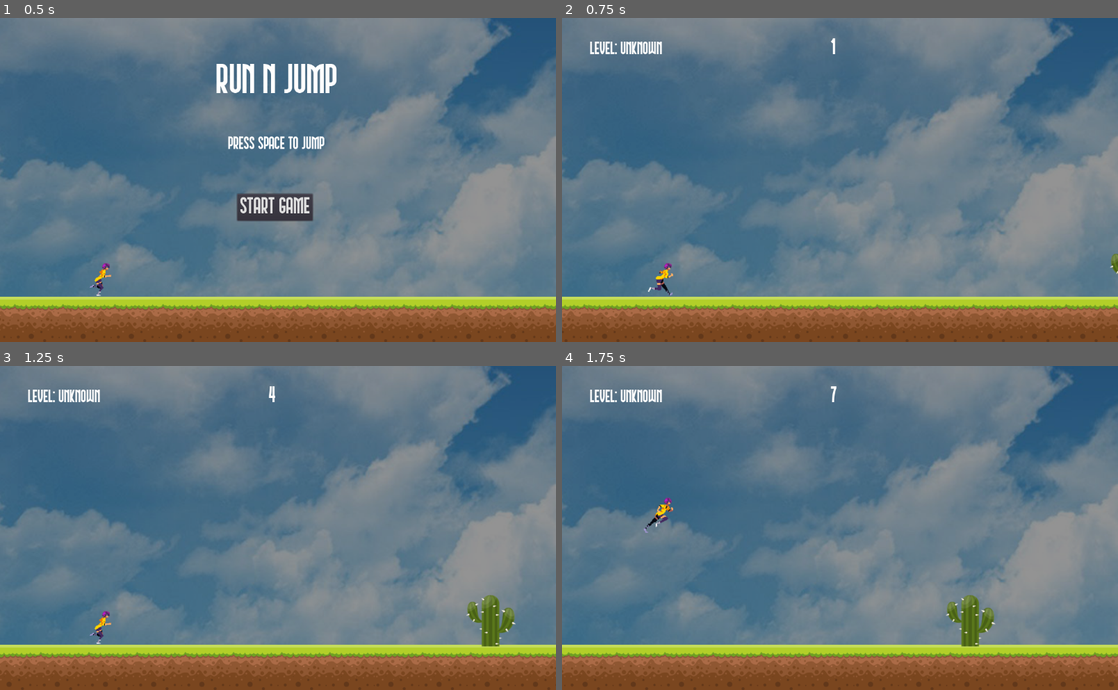
Above: before the commit, frames 1-4 (two rows, left to right).
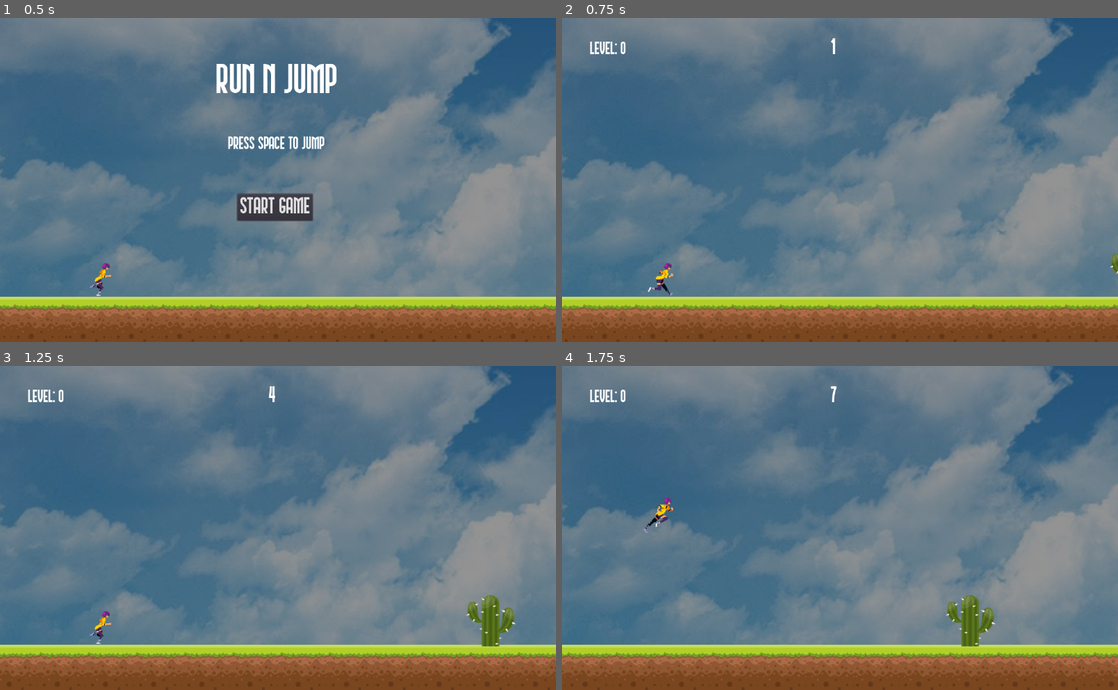
Above: after the commit, the same moments.

Repository: michielenzo/runNjump
Game: Godot game, scene res://scenes/MainScene.tscn
The game is run twice, just before and just after one commit, with the same random seed, the same clock (stepped at 60 frames per second) and the same inputs.
Inputs:
- Up to frame 1 (0.5 s): no input
- Up to frame 2 (0.75 s): click "Start game" at 0.5 s
- Up to frame 3 (1.25 s): no input
- Up to frame 4 (1.75 s): hold Up (ui_up) from 1.28 s (still down)

Frame 1 is identical in both runs. In frame 2, 0.2% of the frame differs, in the area x 10-18%, y 7-12%; in frame 3, 0.2%; in frame 4, 0.2%.

Commit message:
introduced levels and settings for levels

Diff:
--- /dev/null
+++ b/scenes/HUD.gd
@@ -0,0 +1,4 @@
+extends Control
+
+func _on_LevelManager_level_up(level):
+	$LevelLabel.text = "Level: " + str(level)
--- /dev/null
+++ b/scenes/LevelManager.gd
@@ -0,0 +1,40 @@
+extends Node
+
+signal level_up
+
+var game_started = false
+var level = 0
+
+const level_settings = [{
+	level = 0,
+	birds_in_bird_flock = 1,
+	obstacle_spawn_time_reduction = 0
+},{
+	level = 1,
+	birds_in_bird_flock = 2,
+	obstacle_spawn_time_reduction = 0.5
+},{
+	level = 2,
+	birds_in_bird_flock = 3,
+	obstacle_spawn_time_reduction = 1
+},{
+	level = 3,
+	birds_in_bird_flock = 3,
+	obstacle_spawn_time_reduction = 1.5
+},{
+	level = 4,
+	birds_in_bird_flock = 4,
+	obstacle_spawn_time_reduction = 2
+},{
+	level = 5,
+	birds_in_bird_flock = 4,
+	obstacle_spawn_time_reduction = 2.3
+}]
+
+func _ready():
+	$LevelUpTimer.start()
+
+func _on_LevelUpTimer_timeout():
+	level += 1
+	if level <= level_settings.size():
+		emit_signal("level_up", level)
--- a/scenes/MainScene.gd
+++ b/scenes/MainScene.gd
@@ -7,7 +7,7 @@
 var screen_width
 var gameOver = false
 var wait_time_modulo = 4
-var speed_up_spawner = 0
+var obstacle_spawn_time_reduction = 0
 var score = 0
 
 enum Obstacles{CACTUS, BIRD}
@@ -27,22 +27,13 @@
 		$HUD/ScoreCounter.score = 0
 		$Player/AnimatedSprite.frames.set_animation_speed("running", 10)
 
-func _on_TimerExponential_timeout():
-	if speed_up_spawner == 0:
-		speed_up_spawner = 1
-	elif speed_up_spawner == 1:
-		speed_up_spawner = 1.5
-	elif speed_up_spawner == 1.5:
-		speed_up_spawner = 2
-	elif speed_up_spawner == 2:
-		speed_up_spawner = 2.3
-		$ObstacleSpawnTimer/TimerExponential.stop()
-	print("spawn speed increased")
+func _on_LevelManager_level_up(level):
+	obstacle_spawn_time_reduction = $LevelManager.level_settings[level].obstacle_spawn_time_reduction
 
 func _on_ObstacleSpawnTimer_timeout():
 	var wait_time_offset_variation = 5
 	var wait_time_minimum = 2.5
-	var random_wait_time = (randi() % wait_time_offset_variation + wait_time_minimum) - speed_up_spawner
+	var random_wait_time = (randi() % wait_time_offset_variation + wait_time_minimum) - obstacle_spawn_time_reduction
 	print(random_wait_time)
 	$ObstacleSpawnTimer.stop()
 	$ObstacleSpawnTimer.wait_time = random_wait_time
@@ -57,7 +48,8 @@
 		spawn_bird()
 
 func spawn_bird():
-	for i in range(3):
+	var n_birds = $LevelManager.level_settings[$LevelManager.level].birds_in_bird_flock
+	for i in range(n_birds):
 		var bird = bird_scene.instance()
 		var rand_height_diff = randi() % 20 + 20
 		var rand_x_diff = 100 - randi() % 200
@@ -78,10 +70,9 @@
 
 func _on_Menu_start_game():
 	$ObstacleSpawnTimer.start()
-	$ObstacleSpawnTimer/TimerExponential.start()
 	$HUD/ScoreCounter/ScoreTimer.start()
 	$HUD.show()
 	$Player.game_started = true
 	$TileMap.game_started = true
+	$LevelManager.game_started = true
 	spawn_obstacle()
-	pass
--- a/scenes/MainScene.tscn
+++ b/scenes/MainScene.tscn
@@ -1,37 +1,39 @@
-[gd_scene load_steps=33 format=2]
+[gd_scene load_steps=35 format=2]
 
 [ext_resource path="res://scenes/MainScene.gd" type="Script" id=1]
-[ext_resource path="res://assets/clouds.jpg" type="Texture" id=2]
-[ext_resource path="res://scenes/Player.tscn" type="PackedScene" id=3]
-[ext_resource path="res://sounds/jumpsound.wav" type="AudioStream" id=4]
-[ext_resource path="res://sounds/scream.wav" type="AudioStream" id=5]
-[ext_resource path="res://assets/environment tiles/1.png" type="Texture" id=6]
-[ext_resource path="res://assets/environment tiles/2.png" type="Texture" id=7]
-[ext_resource path="res://assets/environment tiles/11.png" type="Texture" id=8]
-[ext_resource path="res://assets/environment tiles/12.png" type="Texture" id=9]
-[ext_resource path="res://assets/environment tiles/13.png" type="Texture" id=10]
-[ext_resource path="res://assets/environment tiles/14.png" type="Texture" id=11]
-[ext_resource path="res://assets/environment tiles/15.png" type="Texture" id=12]
-[ext_resource path="res://assets/environment tiles/16.png" type="Texture" id=13]
-[ext_resource path="res://assets/environment tiles/17.png" type="Texture" id=14]
-[ext_resource path="res://assets/environment tiles/18.png" type="Texture" id=15]
-[ext_resource path="res://assets/environment tiles/3.png" type="Texture" id=16]
-[ext_resource path="res://assets/environment tiles/4.png" type="Texture" id=17]
-[ext_resource path="res://assets/environment tiles/5.png" type="Texture" id=18]
-[ext_resource path="res://assets/environment tiles/6.png" type="Texture" id=19]
-[ext_resource path="res://assets/environment tiles/7.png" type="Texture" id=20]
-[ext_resource path="res://assets/environment tiles/8.png" type="Texture" id=21]
-[ext_resource path="res://assets/environment tiles/9.png" type="Texture" id=22]
-[ext_resource path="res://assets/environment tiles/10.png" type="Texture" id=23]
-[ext_resource path="res://scenes/TileMap.gd" type="Script" id=24]
-[ext_resource path="res://scenes/Menu.tscn" type="PackedScene" id=25]
-[ext_resource path="res://scenes/GameOverScreen.tscn" type="PackedScene" id=26]
-[ext_resource path="res://assets/fonts/Schwarzenberg.ttf" type="DynamicFontData" id=27]
-[ext_resource path="res://scenes/ScoreCounter.gd" type="Script" id=28]
+[ext_resource path="res://scenes/LevelManager.gd" type="Script" id=2]
+[ext_resource path="res://assets/clouds.jpg" type="Texture" id=3]
+[ext_resource path="res://scenes/Player.tscn" type="PackedScene" id=4]
+[ext_resource path="res://sounds/jumpsound.wav" type="AudioStream" id=5]
+[ext_resource path="res://sounds/scream.wav" type="AudioStream" id=6]
+[ext_resource path="res://assets/environment tiles/1.png" type="Texture" id=7]
+[ext_resource path="res://assets/environment tiles/2.png" type="Texture" id=8]
+[ext_resource path="res://assets/environment tiles/11.png" type="Texture" id=9]
+[ext_resource path="res://assets/environment tiles/12.png" type="Texture" id=10]
+[ext_resource path="res://assets/environment tiles/13.png" type="Texture" id=11]
+[ext_resource path="res://assets/environment tiles/14.png" type="Texture" id=12]
+[ext_resource path="res://assets/environment tiles/15.png" type="Texture" id=13]
+[ext_resource path="res://assets/environment tiles/16.png" type="Texture" id=14]
+[ext_resource path="res://assets/environment tiles/17.png" type="Texture" id=15]
+[ext_resource path="res://assets/environment tiles/18.png" type="Texture" id=16]
+[ext_resource path="res://assets/environment tiles/3.png" type="Texture" id=17]
+[ext_resource path="res://assets/environment tiles/4.png" type="Texture" id=18]
+[ext_resource path="res://assets/environment tiles/5.png" type="Texture" id=19]
+[ext_resource path="res://assets/environment tiles/6.png" type="Texture" id=20]
+[ext_resource path="res://assets/environment tiles/7.png" type="Texture" id=21]
+[ext_resource path="res://assets/environment tiles/8.png" type="Texture" id=22]
+[ext_resource path="res://assets/environment tiles/9.png" type="Texture" id=23]
+[ext_resource path="res://assets/environment tiles/10.png" type="Texture" id=24]
+[ext_resource path="res://scenes/TileMap.gd" type="Script" id=25]
+[ext_resource path="res://scenes/Menu.tscn" type="PackedScene" id=26]
+[ext_resource path="res://scenes/GameOverScreen.tscn" type="PackedScene" id=27]
+[ext_resource path="res://scenes/HUD.gd" type="Script" id=28]
+[ext_resource path="res://assets/fonts/Schwarzenberg.ttf" type="DynamicFontData" id=29]
+[ext_resource path="res://scenes/ScoreCounter.gd" type="Script" id=30]
 
 [sub_resource type="TileSet" id=1]
 0/name = "1.png 0"
-0/texture = ExtResource( 6 )
+0/texture = ExtResource( 7 )
 0/tex_offset = Vector2( 0, 0 )
 0/modulate = Color( 1, 1, 1, 1 )
 0/region = Rect2( 0, 0, 130, 130 )
@@ -211,37 +213,43 @@
 17/shapes = [  ]
 17/z_index = 0
 
-[sub_resource type="RectangleShape2D" id=3]
+[sub_resource type="RectangleShape2D" id=2]
 extents = Vector2( 750, 62.5 )
 
-[sub_resource type="DynamicFont" id=2]
+[sub_resource type="DynamicFont" id=3]
 size = 50
-font_data = ExtResource( 27 )
+font_data = ExtResource( 29 )
 
 [sub_resource type="DynamicFont" id=4]
 size = 40
-font_data = ExtResource( 27 )
+font_data = ExtResource( 29 )
 
 [node name="MainNode" type="Node2D"]
 script = ExtResource( 1 )
+
+[node name="LevelManager" type="Node" parent="."]
+script = ExtResource( 2 )
+
+[node name="LevelUpTimer" type="Timer" parent="LevelManager"]
+wait_time = 20.0
 
 [node name="Background" type="Sprite" parent="."]
 modulate = Color( 0.580392, 0.580392, 0.580392, 1 )
 position = Vector2( 1150, 60 )
 scale = Vector2( 1.5651, 1.56481 )
-texture = ExtResource( 2 )
-
-[node name="Player" parent="." instance=ExtResource( 3 )]
+texture = ExtResource( 3 )
+
+[node name="Player" parent="." instance=ExtResource( 4 )]
 editor/display_folded = true
 position = Vector2( 215.051, 550.44 )
 collision_layer = 2
 collision_mask = 3
 
 [node name="JumpSoundPlayer" type="AudioStreamPlayer" parent="Player"]
-stream = ExtResource( 4 )
+stream = ExtResource( 5 )
 
 [node name="ScreamSoundPlayer" type="AudioStreamPlayer" parent="Player"]
-stream = ExtResource( 5 )
+stream = ExtResource( 6 )
 volume_db = -7.789
 
 [node name="TileMap" type="TileMap" parent="."]
@@ -264,23 +272,21 @@
 
 [node name="CollisionRectangle" type="CollisionShape2D" parent="TileMapHitbox"]
 position = Vector2( 750, 2.5 )
-shape = SubResource( 3 )
-
-[node name="Menu" parent="." instance=ExtResource( 25 )]
+shape = SubResource( 2 )
+
+[node name="Menu" parent="." instance=ExtResource( 26 )]
 
 [node name="ObstacleSpawnTimer" type="Timer" parent="."]
 wait_time = 5.0
 
-[node name="TimerExponential" type="Timer" parent="ObstacleSpawnTimer"]
-wait_time = 20.0
-
-[node name="GameOverScreen" parent="." instance=ExtResource( 26 )]
+[node name="GameOverScreen" parent="." instance=ExtResource( 27 )]
 visible = false
 
 [node name="HUD" type="Control" parent="."]
 visible = false
 margin_right = 40.0
 margin_bottom = 40.0
+script = ExtResource( 28 )
 
 [node name="ScoreCounter" type="Label" parent="HUD"]
 editor/display_folded = true
@@ -288,23 +294,25 @@
 margin_top = 40.0
 margin_right = 600.0
 margin_bottom = 91.0
-custom_fonts/font = SubResource( 2 )
+custom_fonts/font = SubResource( 3 )
 text = "0"
-script = ExtResource( 28 )
+script = ExtResource( 30 )
 
 [node name="ScoreTimer" type="Timer" parent="HUD/ScoreCounter"]
 wait_time = 0.15
 
-[node name="Label" type="Label" parent="HUD"]
+[node name="LevelLabel" type="Label" parent="HUD"]
 margin_left = 60.0
 margin_top = 48.0
 margin_right = 216.0
 margin_bottom = 88.0
 custom_fonts/font = SubResource( 4 )
-text = "Level: unknown"
+text = "Level: 0"
+[connection signal="level_up" from="LevelManager" to="." method="_on_LevelManager_level_up"]
+[connection signal="level_up" from="LevelManager" to="HUD" method="_on_LevelManager_level_up"]
+[connection signal="timeout" from="LevelManager/LevelUpTimer" to="LevelManager" method="_on_LevelUpTimer_timeout"]
 [connection signal="game_over" from="Player" to="." method="_on_game_over"]
 [connection signal="area_entered" from="TileMapHitbox" to="Player" method="_on_floor_collision"]
 [connection signal="start_game" from="Menu" to="." method="_on_Menu_start_game"]
 [connection signal="timeout" from="ObstacleSpawnTimer" to="." method="_on_ObstacleSpawnTimer_timeout"]
-[connection signal="timeout" from="ObstacleSpawnTimer/TimerExponential" to="." method="_on_TimerExponential_timeout"]
 [connection signal="timeout" from="HUD/ScoreCounter/ScoreTimer" to="HUD/ScoreCounter" method="_on_ScoreTimer_timeout"]
Not shown: 18 places in scenes/MainScene.tscn that only renumber resources
